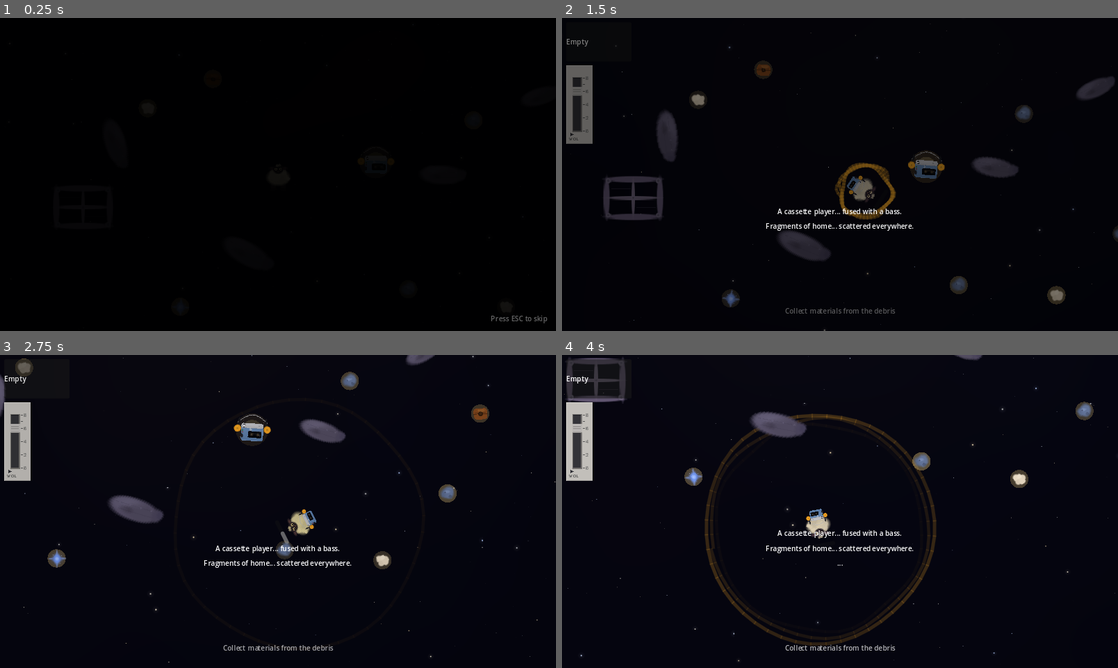
Above: before the commit, frames 1-4 (two rows, left to right).
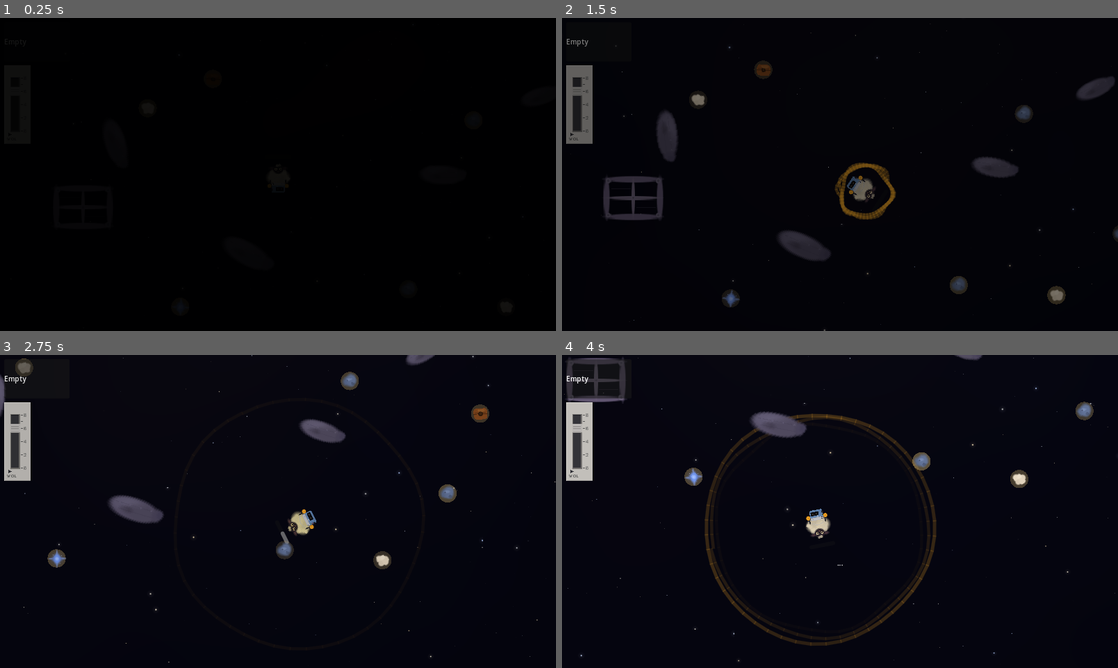
Above: after the commit, the same moments.

Repository: llama-with-thumbs/ashes-of-the-meadow
Game: Godot game, scene res://scenes/main.tscn
The game is run twice, just before and just after one commit, with the same random seed, the same clock (stepped at 60 frames per second) and the same inputs.
Inputs (mouse positions are in pixels of both pictures, inside the frame that each line leads up to):
- Up to frame 1 (0.25 s): no input
- Up to frame 2 (1.5 s): tap Enter at 0.5 s; move the mouse to (962, 158) at 0.52 s; hold D (move_right) 0.53-1.25 s; hold Space (bass_pulse) 0.53-1.25 s; click (962, 158) at 0.67 s; tap E (interact) at 0.8 s; drag from (578, 105) to (840, 174) at 1.27 s
- Up to frame 3 (2.75 s): move the mouse to (333, 442) at 2.02 s; hold D (move_right) from 2.03 s (still down); hold Space (bass_pulse) from 2.03 s (still down); tap Enter at 2.1 s
- Up to frame 4 (4 s): release D (move_right) at 2.75 s; release Space (bass_pulse) at 2.75 s; drag from (812, 574) to (912, 380) at 2.77 s; move the mouse to (1006, 558) at 3.52 s; hold A (move_left) from 3.53 s (still down); tap E (interact) at 3.6 s; tap Enter at 3.8 s

The runs differ from the first frame. In frame 1, less than 0.1% of the frame differs, in the area x 88-99%, y 94-98%; in frame 2, 0.8%; in frame 3, 0.9%, in the area x 36-64%, y 18-95%; in frame 4, 0.6%.

Commit message:
refactor: remove cassette pickup mechanic, sheep controllable from start
Sheep now has full sound-pulse movement from the moment the scene loads.
Removed pre-cassette flailing, cassette pickup sequence, ambient drone
audio, ESC skip, and skip_intro flag. Opening narration still plays for
atmosphere while the player can freely move and explore.

Co-Authored-By: Claude Opus 4.6 <noreply@anthropic.com>

Diff:
--- a/scenes/main.tscn
+++ b/scenes/main.tscn
@@ -110,9 +110,6 @@
 
 [node name="HissPlayer" type="AudioStreamPlayer" parent="Sheep"]
 volume_db = -18.0
-
-[node name="AmbientPlayer" type="AudioStreamPlayer" parent="Sheep"]
-volume_db = -12.0
 
 [node name="Camera2D" type="Camera2D" parent="Sheep"]
 zoom = Vector2(1.5, 1.5)
--- a/scripts/player/sheep.gd
+++ b/scripts/player/sheep.gd
@@ -14,12 +14,8 @@
 var charge: float = 0.0
 var is_charging: bool = false
 var can_move: bool = false
-var has_cassette: bool = false
 var facing_right: bool = true
 var original_modulate: Color
-
-# Pre-cassette flail state
-var _flail_cooldown: float = 0.0
 
 # Audio generation state
 var _bass_playing: bool = false
@@ -29,11 +25,6 @@
 var _bass_strength: float = 0.0
 var _hiss_active: bool = false
 
-# Space ambient drone state
-var _ambient_active: bool = false
-var _ambient_time: float = 0.0
-var _ambient_fade: float = 1.0  # 1.0 = full, fades to 0 on cassette pickup
-
 # Visual references
 @onready var sprite: Sprite2D = $Sprite2D
 @onready var sound_ring: Node2D = $SoundRing
@@ -45,7 +36,6 @@
 # Audio
 @onready var bass_player: AudioStreamPlayer = $BassPlayer
 @onready var hiss_player: AudioStreamPlayer = $HissPlayer
-@onready var ambient_player: AudioStreamPlayer = $AmbientPlayer
 
 signal pulse_fired(strength: float, direction: Vector2)
 
@@ -57,33 +47,15 @@
 	if particles:
 		particles.emitting = false
 	_setup_audio()
-	# Start space ambient immediately — lonely cosmic drone from the start
-	_ambient_active = true
-	ambient_player.play()
-
-func enable_flailing() -> void:
-	## Pre-cassette: weak, chaotic movement
+
+func enable_movement() -> void:
 	can_move = true
-	has_cassette = false
-
-func enable_movement() -> void:
-	## Full cassette-powered movement
-	can_move = true
-	has_cassette = true
 	cassette_sprite.visible = true
 	charge_bar.visible = true
 	# Start cassette audio — bass + hiss
 	bass_player.play()
 	_hiss_active = true
 	hiss_player.play()
-	# Fade out space ambient over 3 seconds
-	_ambient_fade = 1.0
-	var tween := create_tween()
-	tween.tween_method(_set_ambient_fade, 1.0, 0.0, 3.0)
-	tween.tween_callback(func():
-		_ambient_active = false
-		ambient_player.stop()
-	)
 
 func _setup_audio() -> void:
 	# Bass pulse — procedural sine wave with envelope
@@ -93,7 +65,6 @@
 	bass_player.stream = bass_gen
 	bass_player.volume_db = 6.0
 	bass_player.bus = &"Master"
-	# Don't pre-start — only plays after cassette is received
 
 	# Tape hiss — noise-based ambient
 	var hiss_gen := AudioStreamGenerator.new()
@@ -103,22 +74,10 @@
 	hiss_player.volume_db = -28.0
 	hiss_player.bus = &"Master"
 
-	# Space ambient — layered slow drones, lonely and cosmic
-	var ambient_gen := AudioStreamGenerator.new()
-	ambient_gen.mix_rate = 22050.0
-	ambient_gen.buffer_length = 1.0
-	ambient_player.stream = ambient_gen
-	ambient_player.volume_db = -10.0
-	ambient_player.bus = &"Master"
-
-func _set_ambient_fade(val: float) -> void:
-	_ambient_fade = val
-
 func _process(_delta: float) -> void:
 	# Fill audio buffers each frame
 	_fill_bass_buffer()
 	_fill_hiss_buffer()
-	_fill_ambient_buffer()
 
 func _fill_bass_buffer() -> void:
 	if not bass_player.playing:
@@ -165,57 +124,12 @@
 			value = (randf() * 2.0 - 1.0) * 0.12
 		playback.push_frame(Vector2(value, value))
 
-func _fill_ambient_buffer() -> void:
-	if not ambient_player.playing:
-		return
-	var playback := ambient_player.get_stream_playback() as AudioStreamGeneratorPlayback
-	if playback == null:
-		return
-
-	var frames_available := playback.get_frames_available()
-	if frames_available <= 0:
-		return
-
-	var sample_rate := 22050.0
-
-	for i in frames_available:
-		var value := 0.0
-		if _ambient_active:
-			var t := _ambient_time
-			# Deep sub-bass drone — very slow, feels like the void humming
-			value += sin(TAU * 32.0 * t) * 0.15
-			# Second drone a fifth above, slightly detuned — eerie interval
-			value += sin(TAU * 48.3 * t) * 0.08
-			# High ethereal tone — lonely, airy shimmer
-			value += sin(TAU * 196.0 * t + sin(TAU * 0.2 * t) * 3.0) * 0.04
-			# Even higher wisp — FM modulated for mystery
-			value += sin(TAU * 523.0 * t + sin(TAU * 0.7 * t) * 5.0) * 0.02
-			# Breathy filtered noise — cosmic wind
-			var noise := (randf() * 2.0 - 1.0)
-			# Simple low-pass via mixing with previous value (smoothing)
-			noise *= 0.06 * (0.5 + sin(TAU * 0.15 * t) * 0.5)
-			value += noise
-			# Slow overall volume swell — breathes in and out
-			var breath := 0.6 + sin(TAU * 0.08 * t) * 0.25 + sin(TAU * 0.13 * t) * 0.15
-			value *= breath * _ambient_fade
-
-			_ambient_time += 1.0 / sample_rate
-		playback.push_frame(Vector2(value, value))
-
 func _physics_process(delta: float) -> void:
 	if not can_move:
-		# Gentle floating drift when inactive — must use move_and_slide
-		# so Area2D collision detection still works (cassette pickup)
-		space_velocity *= 0.99
-		velocity = space_velocity
+		velocity = Vector2.ZERO
 		move_and_slide()
 		return
 
-	if not has_cassette:
-		_physics_flail(delta)
-		return
-
-	# ── CASSETTE MODE: smooth, responsive ──
 	# Rotation
 	var rot_input := Input.get_axis("move_left", "move_right")
 	rotation += rot_input * rotation_speed * delta
@@ -267,43 +181,6 @@
 	velocity = space_velocity
 	move_and_slide()
 
-func _physics_flail(delta: float) -> void:
-	## Pre-cassette: weak, awkward kicks with random drift
-	_flail_cooldown = maxf(_flail_cooldown - delta, 0.0)
-
-	# Sluggish rotation — half speed, wobbles
-	var rot_input := Input.get_axis("move_left", "move_right")
-	rotation += rot_input * rotation_speed * 0.4 * delta
-	# Random wobble
-	rotation += sin(Time.get_ticks_msec() * 0.003) * 0.3 * delta
-
-	# Space = weak, erratic kick (no charge, instant, with random offset)
-	if Input.is_action_just_pressed("bass_pulse") and _flail_cooldown <= 0.0:
-		var aim := Vector2.from_angle(rotation - PI / 2.0)
-		# Add significant random offset — the sheep can't aim well
-		var scatter := randf_range(-0.6, 0.6)
-		aim = aim.rotated(scatter)
-		# Weak force — about 25% of a minimal cassette pulse
-		space_velocity += aim * pulse_force * 0.2
-		_flail_cooldown = 0.4  # Can't spam — exhausting to flail
-		# Visual: small wobble on the sprite
-		var tween := create_tween()
-		tween.tween_property(sprite, "rotation", randf_range(-0.2, 0.2), 0.1)
-		tween.tween_property(sprite, "rotation", 0.0, 0.2)
-
-	# Interact — still works
-	if Input.is_action_just_pressed("interact"):
-		_try_interact()
-
-	# Heavier drag — movement feels labored
-	space_velocity *= 0.97
-	# Lower speed cap
-	if space_velocity.length() > max_speed * 0.3:
-		space_velocity = space_velocity.normalized() * max_speed * 0.3
-
-	velocity = space_velocity
-	move_and_slide()
-
 func _fire_pulse(strength: float) -> void:
 	var direction := Vector2.from_angle(rotation - PI / 2.0)
 	var force := direction * pulse_force * (0.5 + strength * 0.5)
@@ -347,8 +224,3 @@
 		if area.has_method("interact"):
 			area.interact(self)
 			return
-
-func receive_cassette() -> void:
-	GameState.has_cassette_bass = true
-	enable_movement()
-	GameState.advance_phase(GameState.Phase.TUTORIAL)
--- a/scripts/world/demo_world.gd
+++ b/scripts/world/demo_world.gd
@@ -5,52 +5,36 @@
 @onready var player: CharacterBody2D = $Sheep
 @onready var camera: Camera2D = $Sheep/Camera2D
 @onready var narration_label: Label = $UI/NarrationLabel
-@onready var cassette_device: Area2D = $CassettePickup
 @onready var hud: CanvasLayer = $UI/HUD
 @onready var fade_rect: ColorRect = $UI/FadeRect
 @onready var ending_label: Label = $UI/EndingLabel
 
-@export var skip_intro: bool = false  ## Set to false for full intro sequence
-
-var narration_queue: Array[Dictionary] = []
-var showing_narration: bool = false
 var ending_triggered: bool = false
-var intro_skipped: bool = false
 var _active_narrations: Array[Label] = []
 
 func _ready() -> void:
 	# Start with black screen
 	fade_rect.color = Color(0, 0, 0, 1)
 	ending_label.visible = false
-	hud.visible = false
 	narration_label.visible = false
 
 	GameState.phase_changed.connect(_on_phase_changed)
 	GameState.build_completed.connect(_on_build_completed)
 
-	# Start the demo sequence
+	# Remove cassette pickup — sheep starts with full controls
+	var cassette_device := get_node_or_null("CassettePickup")
+	if cassette_device:
+		cassette_device.queue_free()
+
 	_start_opening()
 
-func _unhandled_input(event: InputEvent) -> void:
-	# Skip intro with Escape or Enter
-	if not intro_skipped and event is InputEventKey and event.pressed:
-		if event.keycode == KEY_ESCAPE or event.keycode == KEY_ENTER:
-			_skip_intro()
+func _start_opening() -> void:
+	# Player is fully controllable from the start
+	hud.visible = true
+	player.enable_movement()
+	GameState.has_cassette_bass = true
 
-func _start_opening() -> void:
-	if skip_intro:
-		# Dev mode: skip intro, give cassette, start gameplay immediately
-		fade_rect.color.a = 0.0
-		hud.visible = true
-		player.receive_cassette()
-		GameState.advance_phase(GameState.Phase.EXPLORATION)
-		_show_narration("Dev mode — explore freely. SPACE=pulse, A/D=aim, E=interact")
-		return
-
-	# Show skip hint
-	_show_skip_hint()
-
-	# Fade in from black
+	# Fade in from black with atmospheric narration
 	var tween := create_tween()
 	tween.tween_property(fade_rect, "color:a", 0.0, 3.0)
 	tween.tween_callback(func():
@@ -60,36 +44,18 @@
 		await get_tree().create_timer(5.0).timeout
 		_show_narration("Everything is silent.")
 		await get_tree().create_timer(5.0).timeout
-		_show_narration("Something is glowing nearby...")
+		_show_narration("Sound pushes you forward... SPACE to pulse, A/D to aim.")
 		await get_tree().create_timer(5.0).timeout
-		# Let the sheep flail toward the cassette
-		player.enable_flailing()
-		GameState.advance_phase(GameState.Phase.DISCOVERY)
+		_show_narration("Hold SPACE for a stronger pulse. E to interact.")
+		await get_tree().create_timer(5.0).timeout
+		_show_narration("Explore the ruins... gather what remains.")
+		await get_tree().create_timer(5.0).timeout
+		GameState.tutorial_complete = true
+		GameState.advance_phase(GameState.Phase.EXPLORATION)
 	)
 
 func _on_phase_changed(new_phase: GameState.Phase) -> void:
 	match new_phase:
-		GameState.Phase.DISCOVERY:
-			_show_narration("Try to move... SPACE to kick, A/D to turn...")
-		GameState.Phase.TUTORIAL:
-			intro_skipped = true
-			if _skip_hint_label and is_instance_valid(_skip_hint_label):
-				var fade := create_tween()
-				fade.tween_property(_skip_hint_label, "modulate:a", 0.0, 1.0)
-				fade.tween_callback(_skip_hint_label.queue_free)
-			hud.visible = true
-			_show_narration("A cassette player... fused with a bass.")
-			await get_tree().create_timer(5.0).timeout
-			_show_narration("SPACE to play a note. Sound pushes you forward.")
-			await get_tree().create_timer(5.0).timeout
-			_show_narration("A/D to aim. Hold SPACE for a stronger pulse.")
-			await get_tree().create_timer(5.0).timeout
-			_show_narration("E to interact with objects nearby.")
-			await get_tree().create_timer(5.0).timeout
-			_show_narration("Explore the ruins... gather what remains.")
-			await get_tree().create_timer(5.0).timeout
-			GameState.tutorial_complete = true
-			GameState.advance_phase(GameState.Phase.EXPLORATION)
 		GameState.Phase.EXPLORATION:
 			_show_narration("Fragments of home... scattered everywhere.")
 		GameState.Phase.BUILDING:
@@ -130,39 +96,6 @@
 	tween.tween_interval(8.0)
 	tween.tween_property(fade_rect, "color:a", 1.0, 3.0)
 
-var _skip_hint_label: Label = null
-
-func _show_skip_hint() -> void:
-	_skip_hint_label = Label.new()
-	_skip_hint_label.text = "Press ESC to skip"
-	_skip_hint_label.horizontal_alignment = HORIZONTAL_ALIGNMENT_RIGHT
-	_skip_hint_label.anchor_left = 1.0
-	_skip_hint_label.anchor_right = 1.0
-	_skip_hint_label.anchor_top = 1.0
-	_skip_hint_label.anchor_bottom = 1.0
-	_skip_hint_label.offset_left = -200.0
-	_skip_hint_label.offset_top = -40.0
-	_skip_hint_label.offset_right = -20.0
-	_skip_hint_label.offset_bottom = -10.0
-	_skip_hint_label.modulate = Color(1, 1, 1, 0.4)
-	narration_label.get_parent().add_child(_skip_hint_label)
-
-func _skip_intro() -> void:
-	intro_skipped = true
-	# Clear all narration labels
-	for lbl in _active_narrations:
-		if is_instance_valid(lbl):
-			lbl.queue_free()
-	_active_narrations.clear()
-	# Remove skip hint
-	if _skip_hint_label and is_instance_valid(_skip_hint_label):
-		_skip_hint_label.queue_free()
-	# Snap to gameplay
-	fade_rect.color.a = 0.0
-	hud.visible = true
-	player.receive_cassette()
-	GameState.advance_phase(GameState.Phase.EXPLORATION)
-
 func _show_narration(text: String, duration: float = 5.5) -> void:
 	# Drift existing labels upward
 	for old_lbl in _active_narrations:
